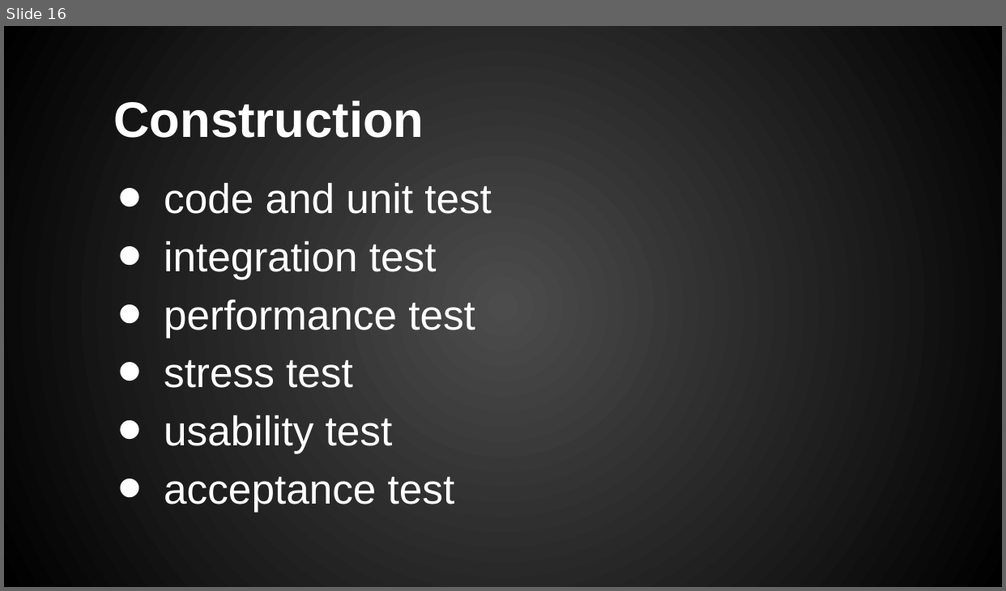
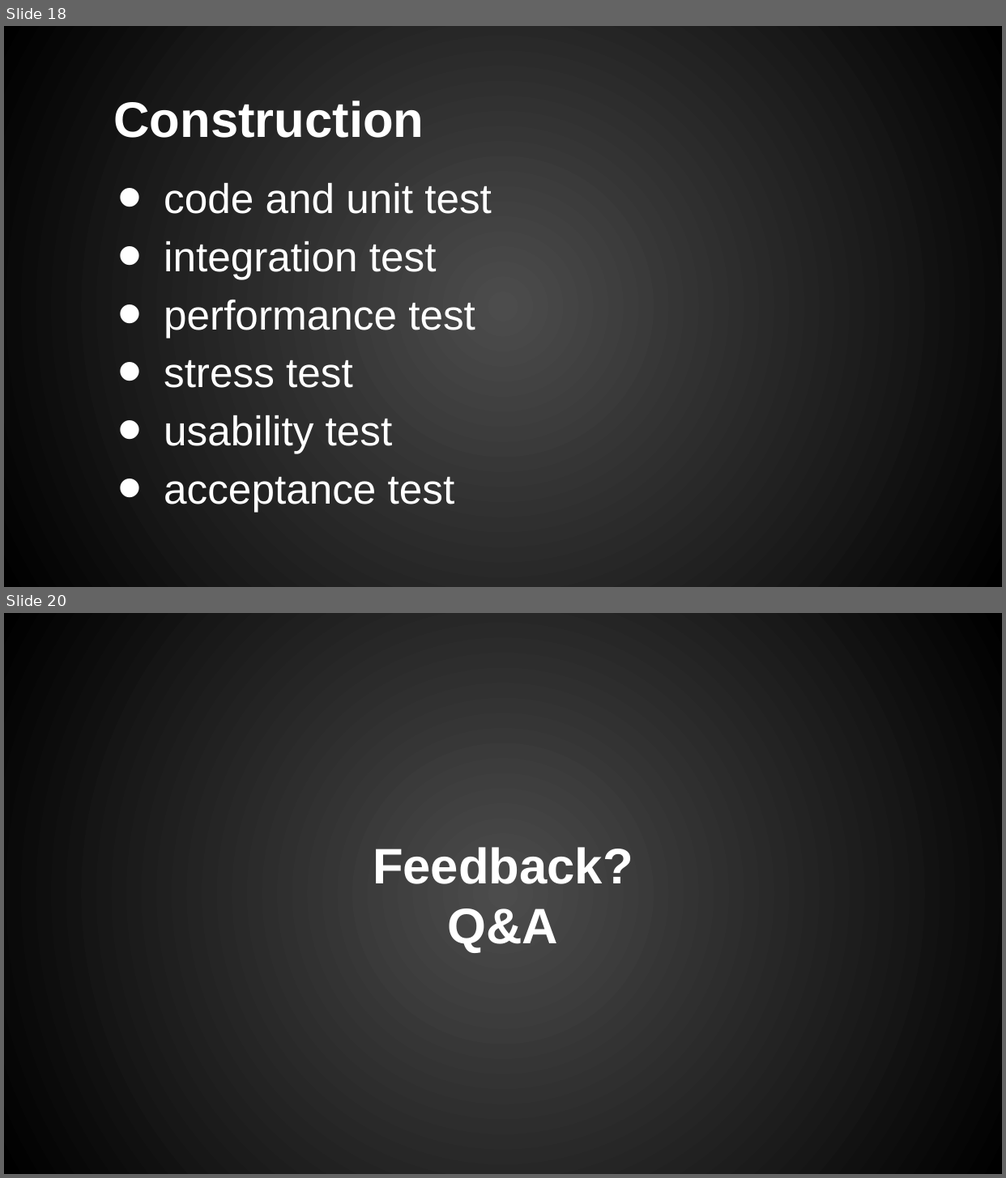
Before and after one commit to chriskdon/chinese-checkers, a slide deck: project-management/Presentations/Chinese Checkers - Iteration #1.pptx. Shown one above the other, each under a label of ours: slide 16 before the commit, slides 18 and 20 after it; the slides between them are not shown. The pictures are 1006x591 and 1006x1178 pixels, drawn with LibreOffice and Linux fonts; fonts in the diff are those of the drawing; background and template pictures are left out. Boxes give left, top, right and bottom in pixels: in the first picture for what was removed or moved away, otherwise in the second. Text is boxed around its words. In the diff, an @@ line names an element or a change of style, - is before the commit and + after.

```diff
--- a/project-management/Presentations/Chinese Checkers - Iteration #1.pptx
+++ b/project-management/Presentations/Chinese Checkers - Iteration #1.pptx
@@ slide 20 added at [4, 613, 1002, 1174], background gradient #4C4C4C to #000000 @@
@@ text added at [373, 847, 633, 952], 36 pt, text #FFFFFF, bold @@
+Feedback?
+Q&A
@@ what was slide 16 is now slide 18 @@
```
Also in this commit, not shown: 3 slides changed, 4 other slides added, 1 slide removed, 1 other file.
